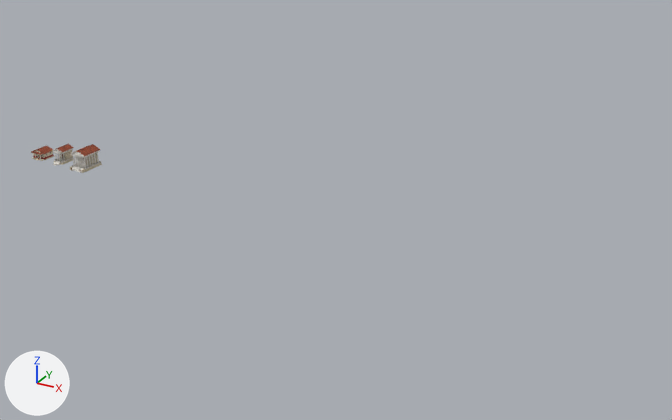
Before and after pictures for a commit that changed the glTF model assets/buildings.glb.
One viewpoint serves both versions: a 50 mm lens placed at (381.0, -352.0, 183.0), pointed at (171.0, 31.0, -8.0). Lighting does not change. The marker at lower left points along +X, +Y and +Z. The older version comes first. Where no turn or scale is listed for an object, it has been applied to the vertices.

The first picture shows 'templum' and 2 more.
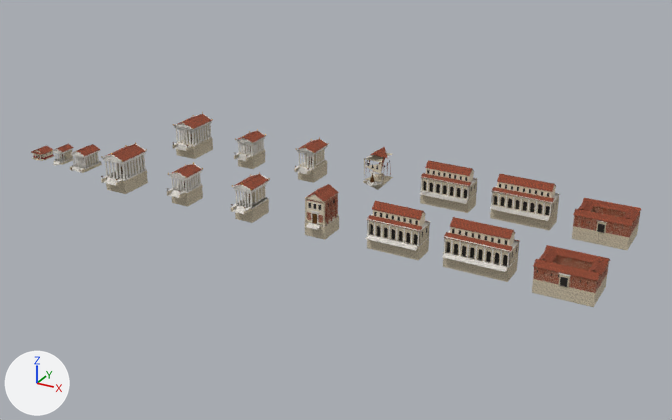
Where the newer file only moved an object's origin or applied its transform, the numbers keep the older frame.

Changed parts and their boxes (x1, y1, x2, y2) in the pictures (672 x 420 px):
'civic_iulia', added: after (442, 217, 520, 282)
'civic_horrea', added (brown): after (532, 245, 610, 307)
'civic_iulia_lod', added: after (490, 174, 560, 230)
'civic_aemilia', added: after (365, 201, 430, 260)
'civic_horrea_lod', added (brown): after (572, 198, 641, 251)
'civic_aemilia_lod', added: after (420, 160, 478, 213)
'civic_iovis', added: after (101, 142, 148, 194)
'civic_curia', added (brown): after (304, 184, 339, 240)
'civic_iovis_lod', added: after (172, 112, 213, 159)
'civic_saturni', added: after (230, 172, 270, 223)
'civic_moneta', added: after (166, 162, 203, 207)
'civic_saturni_lod', added: after (294, 137, 329, 183)
'civic_moneta_lod', added: after (234, 129, 266, 169)
'civic_curia_lod', added: after (363, 147, 393, 190)

The change, as a diff of the scene's bpy script:
```diff
--- a/assets/buildings.glb.py
+++ b/assets/buildings.glb.py
@@ mat_brick @@
+mat_brick = bpy.data.materials.new('Brick')
+# uses the picture img_brick
+# uses the picture img_brick_n
@@ ob_civic_saturni_lod @@
+ob_civic_saturni_lod = bpy.data.objects.new('civic_saturni_lod', me_civic_saturni_lod)  # 1401 vertices, 1372 faces; spans x -5.7..5.7, y -10.2..10.2, z -10.2..10.2; in mat_marble (picture img_marble), mat_bronze (picture img_bronze), mat_gilt (orange #d2a04a)
+ob_civic_saturni_lod.location = (140.0, 58.1, 4.2)
@@ ob_civic_saturni @@
+ob_civic_saturni = bpy.data.objects.new('civic_saturni', me_civic_saturni)  # 4258 vertices, 7324 faces; spans x -5.7..5.7, y -10.2..10.2, z -10.2..10.2; in mat_marble (picture img_marble), mat_bronze (picture img_bronze), mat_gilt (orange #d2a04a)
+ob_civic_saturni.location = (140.0, -1.9, 4.2)
@@ ob_civic_moneta_lod @@
+ob_civic_moneta_lod = bpy.data.objects.new('civic_moneta_lod', me_civic_moneta_lod)  # 3134 vertices, 3525 faces; spans x -5.7..5.7, y -9.2..9.2, z -9.4..9.4; in mat_marble (picture img_marble), mat_bronze (picture img_bronze), mat_gilt (orange #d2a04a)
+ob_civic_moneta_lod.location = (100.0, 58.1, 3.4)
@@ ob_civic_moneta @@
+ob_civic_moneta = bpy.data.objects.new('civic_moneta', me_civic_moneta)  # 10178 vertices, 18060 faces; spans x -5.7..5.7, y -9.2..9.2, z -9.4..9.4; in mat_marble (picture img_marble), mat_bronze (picture img_bronze), mat_gilt (orange #d2a04a)
+ob_civic_moneta.location = (100.0, -1.9, 3.4)
@@ ob_civic_iulia_lod @@
+ob_civic_iulia_lod = bpy.data.objects.new('civic_iulia_lod', me_civic_iulia_lod)  # 1186 vertices, 1970 faces; spans x -15.3..15.3, y -7.6..7.6, z -11.0..11.0; in mat_marble (picture img_marble), mat_shadow (black #1d1712), mat_plaster (picture img_plaster)
+ob_civic_iulia_lod.location = (260.0, 58.8, 5.0)
@@ ob_civic_iulia @@
+ob_civic_iulia = bpy.data.objects.new('civic_iulia', me_civic_iulia)  # 4680 vertices, 8958 faces; spans x -15.3..15.3, y -7.6..7.6, z -11.0..11.0; in mat_marble (picture img_marble), mat_shadow (black #1d1712), mat_plaster (picture img_plaster)
+ob_civic_iulia.location = (260.0, -1.2, 5.0)
@@ ob_civic_iovis_lod @@
+ob_civic_iovis_lod = bpy.data.objects.new('civic_iovis_lod', me_civic_iovis_lod)  # 3502 vertices, 3831 faces; spans x -7.2..7.2, y -11.7..11.7, z -11.0..11.0; in mat_marble (picture img_marble), mat_bronze (picture img_bronze), mat_gilt (orange #d2a04a)
+ob_civic_iovis_lod.location = (60.0, 58.1, 5.0)
@@ ob_civic_iovis @@
+ob_civic_iovis = bpy.data.objects.new('civic_iovis', me_civic_iovis)  # 11282 vertices, 19948 faces; spans x -7.2..7.2, y -11.7..11.7, z -11.0..11.0; in mat_marble (picture img_marble), mat_bronze (picture img_bronze), mat_gilt (orange #d2a04a)
+ob_civic_iovis.location = (60.0, -1.9, 5.0)
@@ ob_civic_horrea_lod @@
+ob_civic_horrea_lod = bpy.data.objects.new('civic_horrea_lod', me_civic_horrea_lod)  # 276 vertices, 330 faces; spans x -13.4..13.4, y -10.4..10.4, z -7.3..7.3; in mat_shadow (black #1d1712), mat_marble (picture img_marble), mat_terracotta (orange #b8603e)
+ob_civic_horrea_lod.location = (300.0, 60.0, 1.3)
@@ ob_civic_horrea @@
+ob_civic_horrea = bpy.data.objects.new('civic_horrea', me_civic_horrea)  # 912 vertices, 1630 faces; spans x -13.4..13.4, y -10.4..10.4, z -7.4..7.4; in mat_shadow (black #1d1712), mat_marble (picture img_marble), mat_terracotta (orange #b8603e)
+ob_civic_horrea.location = (300.0, 0.0, 1.4)
@@ ob_civic_curia_lod @@
+ob_civic_curia_lod = bpy.data.objects.new('civic_curia_lod', me_civic_curia_lod)  # 131 vertices, 80 faces; spans x -5.6..5.6, y -8.7..8.7, z -11.2..11.2; in mat_marble (picture img_marble), mat_plaster (picture img_plaster), mat_bronze (picture img_bronze), mat_shadow (black #1d1712)
+ob_civic_curia_lod.location = (180.0, 58.5, 5.2)
@@ ob_civic_curia @@
+ob_civic_curia = bpy.data.objects.new('civic_curia', me_civic_curia)  # 342 vertices, 536 faces; spans x -5.6..5.6, y -8.7..8.7, z -11.2..11.2; in mat_marble (picture img_marble), mat_plaster (picture img_plaster), mat_bronze (picture img_bronze), mat_shadow (black #1d1712)
+ob_civic_curia.location = (180.0, -1.6, 5.2)
@@ ob_civic_aemilia_lod @@
+ob_civic_aemilia_lod = bpy.data.objects.new('civic_aemilia_lod', me_civic_aemilia_lod)  # 1059 vertices, 1756 faces; spans x -13.3..13.3, y -7.1..7.1, z -11.0..11.0; in mat_marble (picture img_marble), mat_shadow (black #1d1712), mat_plaster (picture img_plaster)
+ob_civic_aemilia_lod.location = (220.0, 58.8, 5.0)
@@ ob_civic_aemilia @@
+ob_civic_aemilia = bpy.data.objects.new('civic_aemilia', me_civic_aemilia)  # 4172 vertices, 7982 faces; spans x -13.3..13.3, y -7.1..7.1, z -11.0..11.0; in mat_marble (picture img_marble), mat_shadow (black #1d1712), mat_plaster (picture img_plaster)
+ob_civic_aemilia.location = (220.0, -1.2, 5.0)
```
